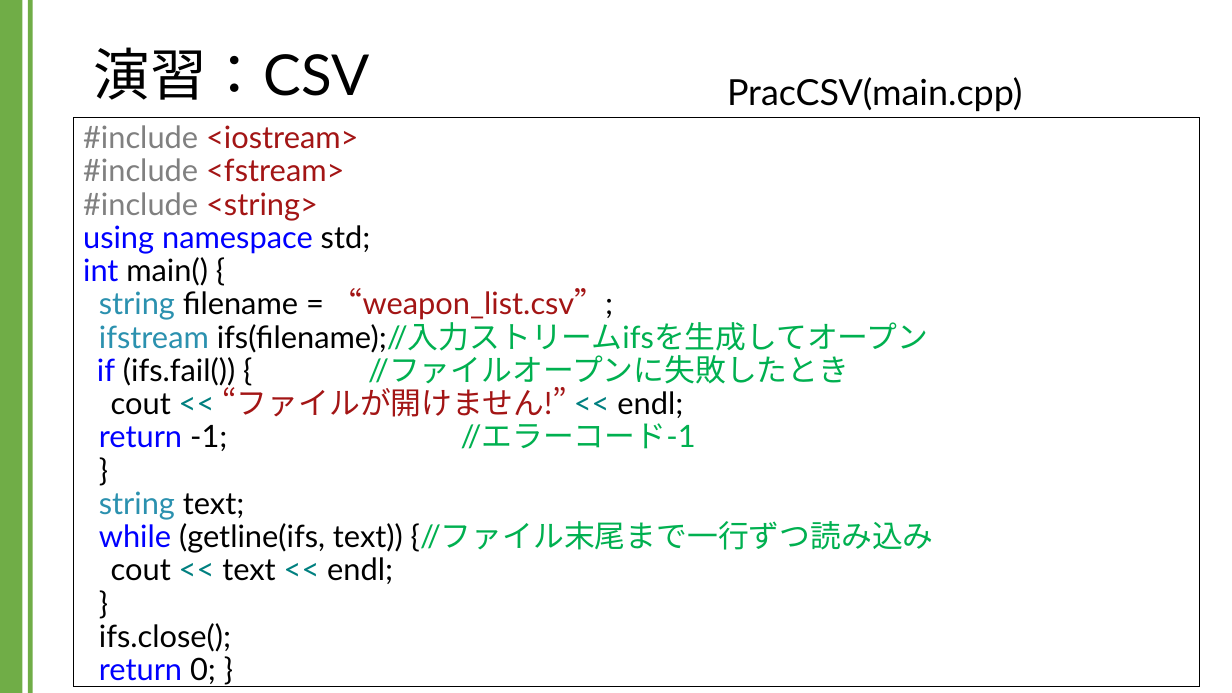
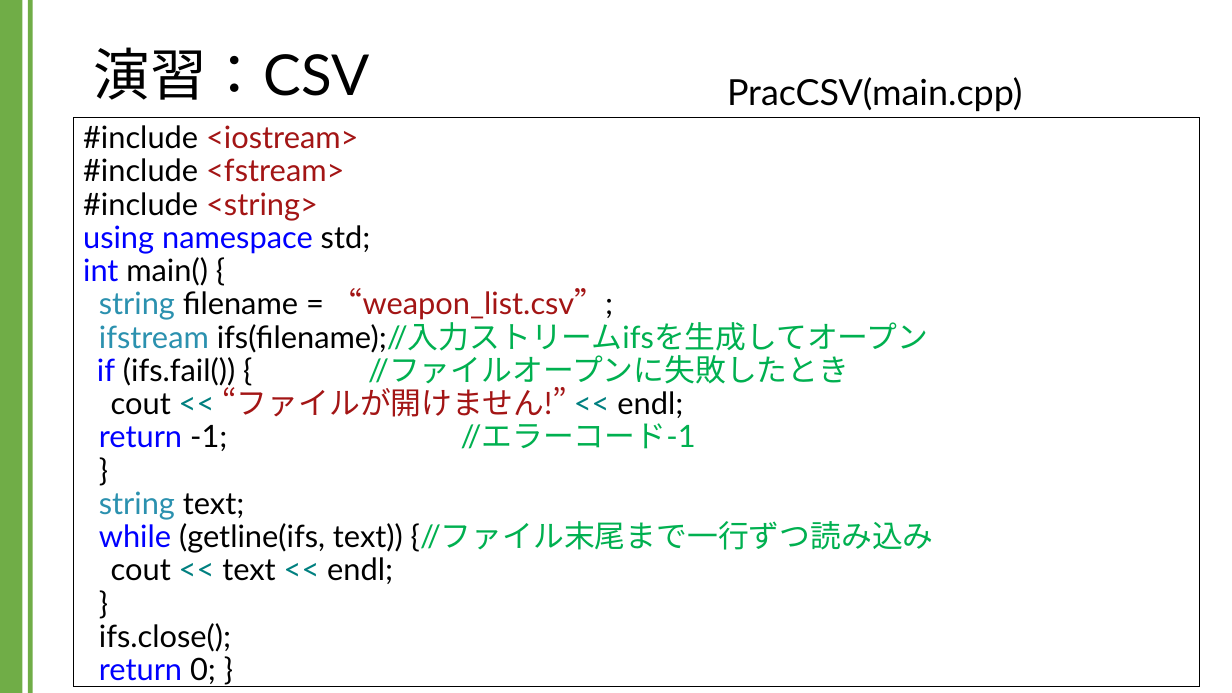
Before and after one commit to kic-murata/cpp2024, a slide deck: slide 4 of 授業資料/演習課題：CSV.pptx. Drawn at 1232x693 pixels with LibreOffice and Linux fonts; fonts in the diff are those of the drawing. Boxes give left, top, right and bottom in pixels: in the first picture for what was removed or moved away, otherwise in the second. Text is boxed around its words. In the diff, an @@ line names an element or a change of style, - is before the commit and + after.

```diff
--- a/授業資料/演習課題：CSV.pptx
+++ b/授業資料/演習課題：CSV.pptx
@@ text "#include <iostream> #include <fstream> #include ..." at bbox=[74, 117, 1200, 686]: text colour #808080 to #000000 in "#include #include #include" @@
```
Also in this commit, not shown: 1 other slide changed, 20 slides removed, 2 other files.
